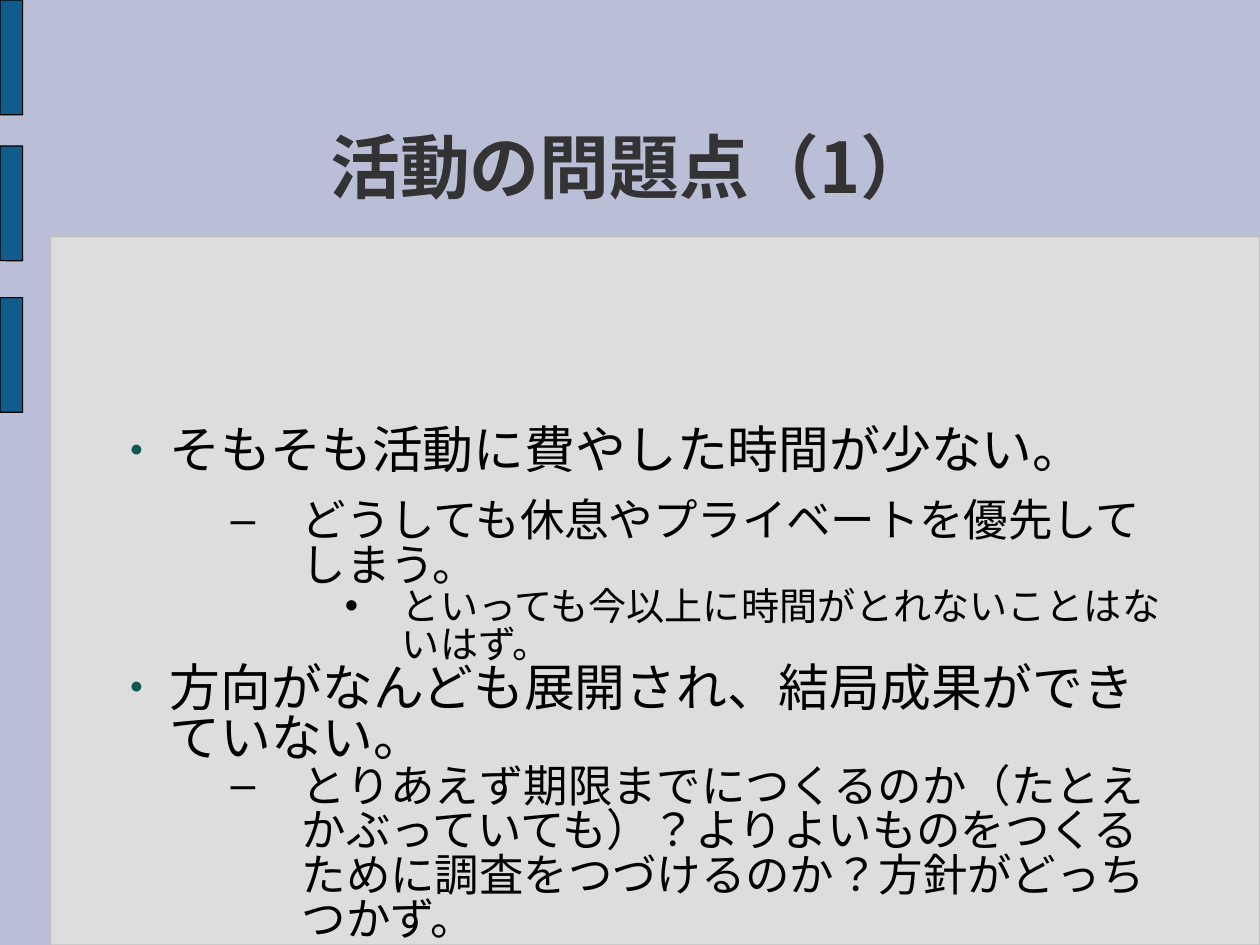
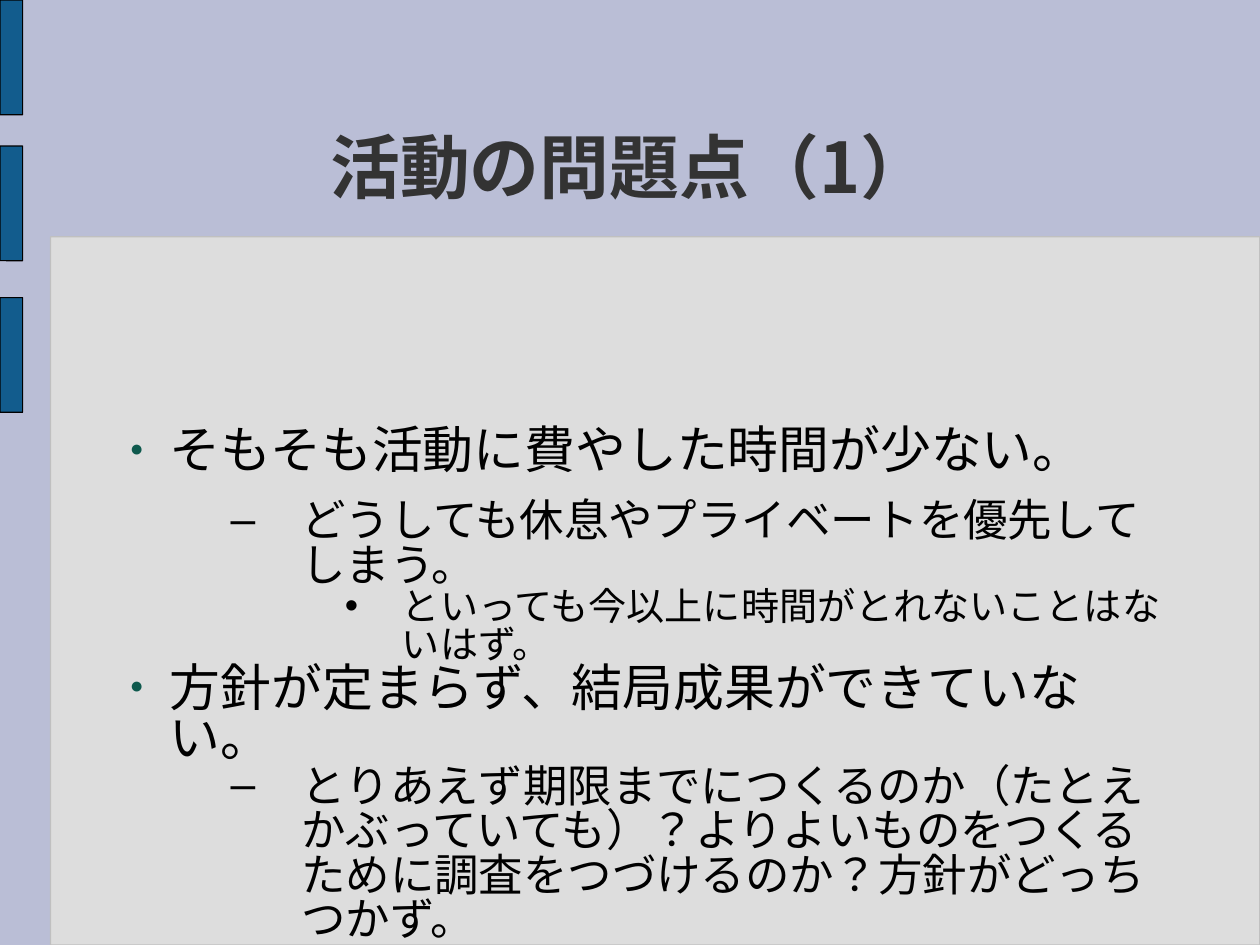
Before and after one commit to sec-d04/RTMWeb, a slide deck: slide 13 of Document/Presentation/RTMWeb_ResearchPresentation.ppt. Drawn at 1260x945 pixels with LibreOffice and Linux fonts; fonts in the diff are those of the drawing. Boxes give left, top, right and bottom in pixels: in the first picture for what was removed or moved away, otherwise in the second. Text is boxed around its words. In the diff, an @@ line names an element or a change of style, - is before the commit and + after.

```diff
--- a/Document/Presentation/RTMWeb_ResearchPresentation.ppt
+++ b/Document/Presentation/RTMWeb_ResearchPresentation.ppt
@@ text at (170, 654, 1080, 759): text changed @@
-● 方向がなんども展開され、結局成果ができていない。
+● 方針が定まらず、結局成果ができていない。
```
Also in this commit, not shown: 4 other slides changed.
